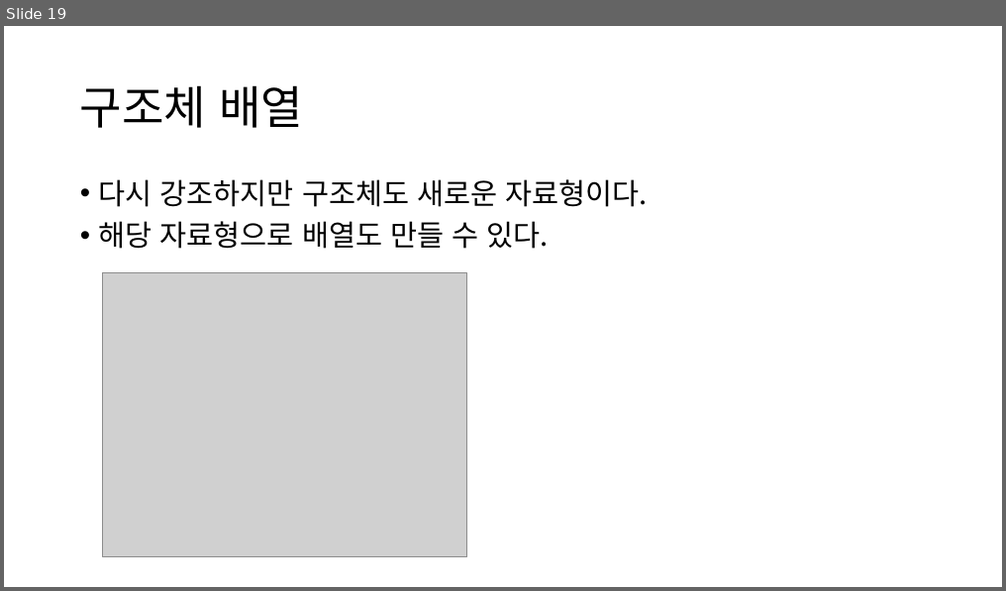
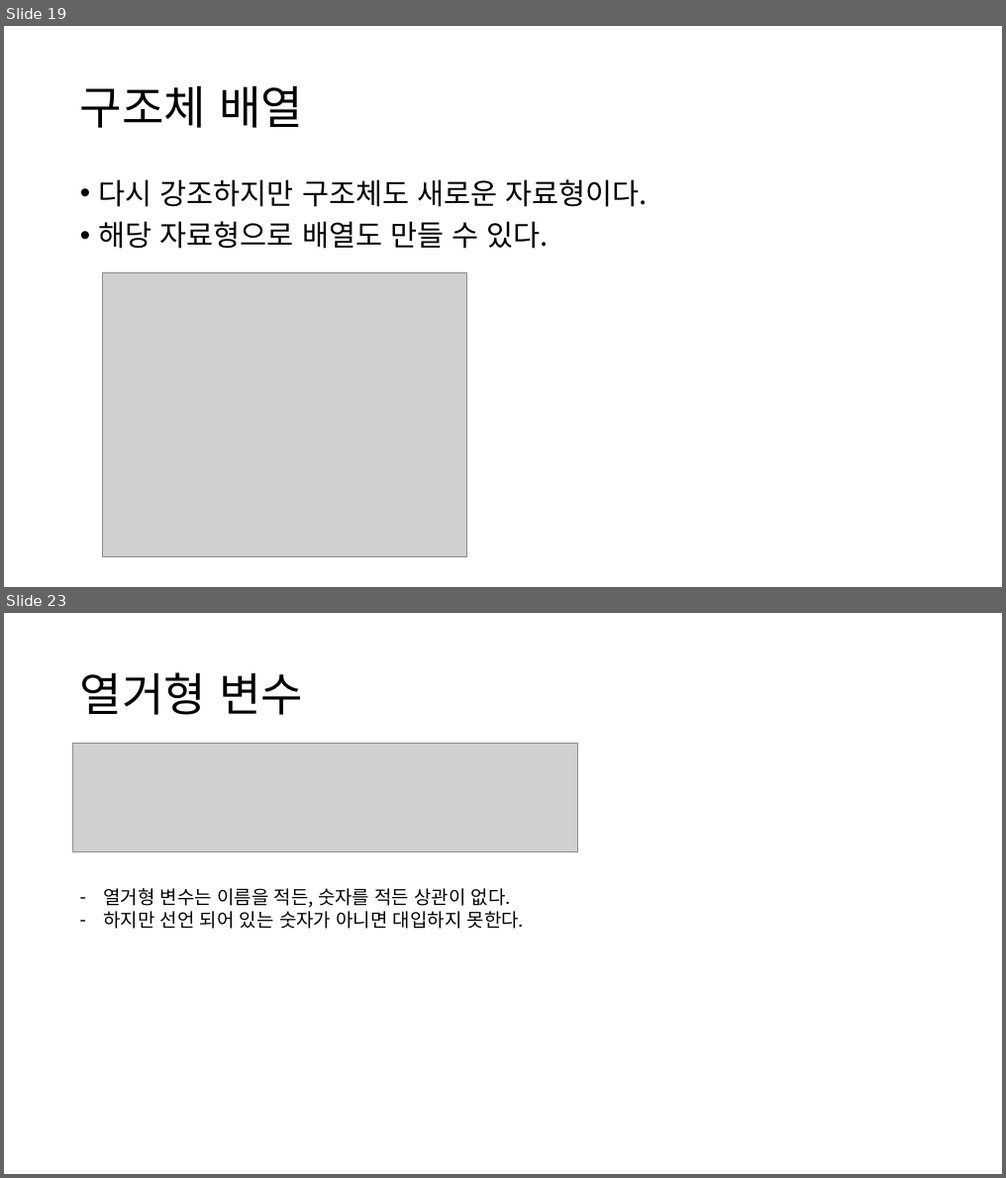
Before and after one commit to JJhuk/2020-SMUtutoring, a slide deck: 튜터링 6주차.pptx. Shown one above the other, each under a label of ours: slide 19 before the commit, slides 19 and 23 after it; the slides between them are not shown. The pictures are 1006x591 and 1006x1178 pixels, drawn with LibreOffice and Linux fonts; fonts in the diff are those of the drawing; grey boxes stand for pictures. Boxes give left, top, right and bottom in pixels: in the first picture for what was removed or moved away, otherwise in the second. Text is boxed around its words. In the diff, an @@ line names an element or a change of style, - is before the commit and + after.

```diff
--- a/튜터링 6주차.pptx
+++ b/튜터링 6주차.pptx
@@ slide 23 added at bbox=[4, 613, 1002, 1174], background #FFFFFF @@
@@ title added at bbox=[80, 672, 303, 715], 44 pt, text #000000 @@
+열거형 변수
@@ picture added at bbox=[73, 744, 578, 852] @@
@@ text added at bbox=[103, 888, 524, 929], 18 pt, text #000000 @@
+– 열거형 변수는 이름을 적든, 숫자를 적든 상관이 없다.
+– 하지만 선언 되어 있는 숫자가 아니면 대입하지 못한다.
```
Also in this commit, not shown: 1 slide changed, 10 other slides added.
